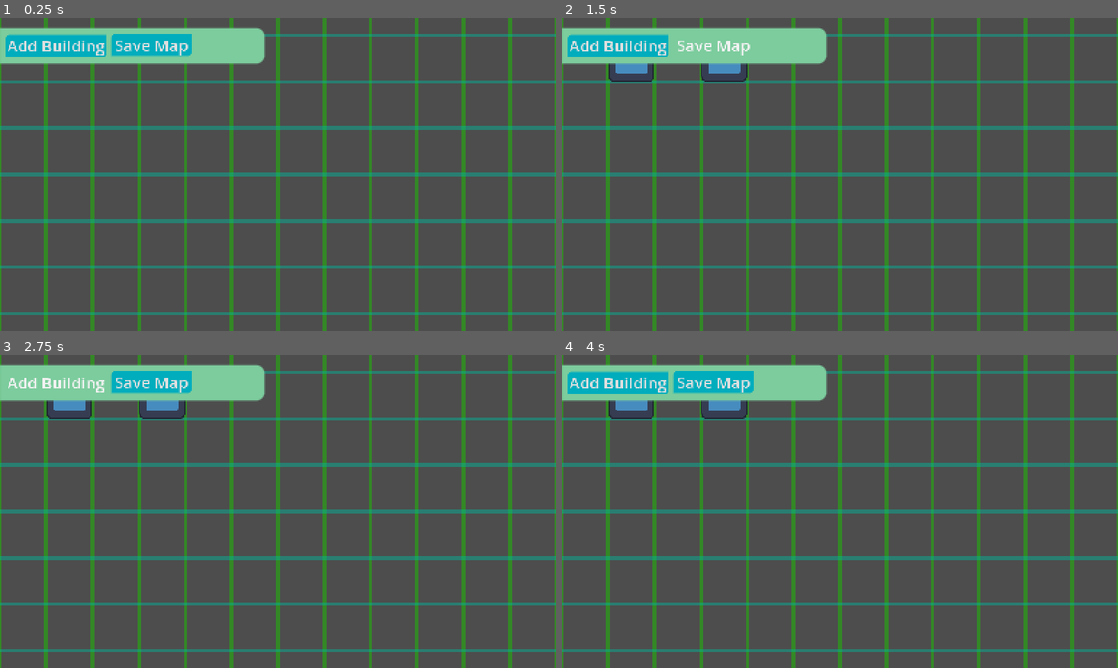
Above: before the commit, frames 1-4 (two rows, left to right).
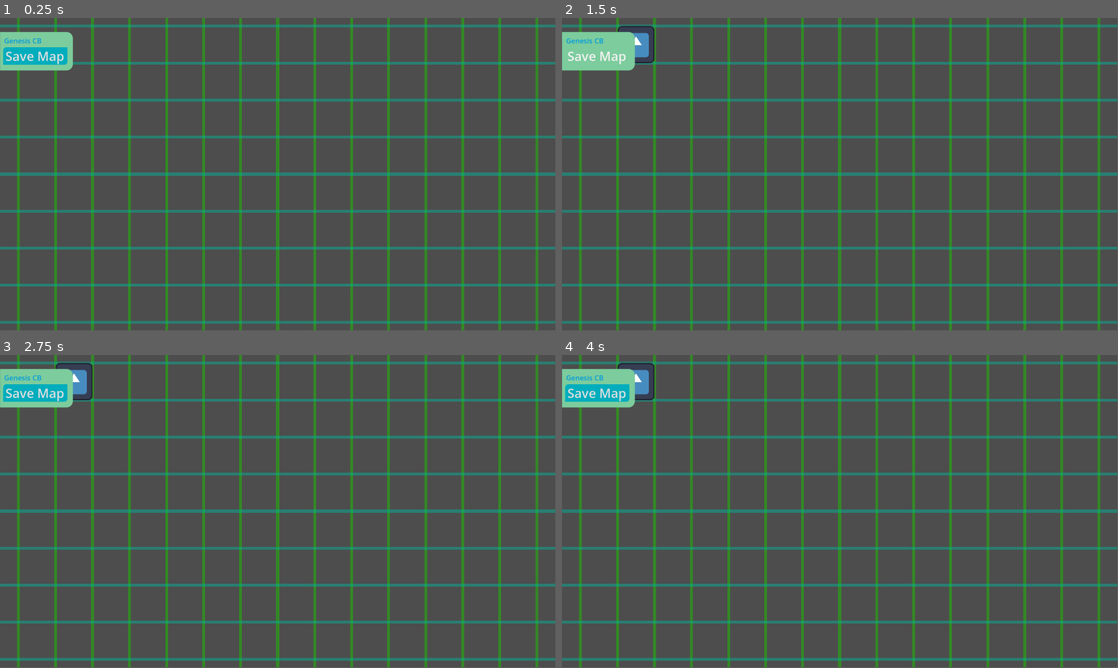
Above: after the commit, the same moments.

Repository: icebear-mc/Genesis
Game: Godot game, scene res://scenes/world.tscn
Two runs of this game, one before a commit and one after it. Both use one fixed random seed, a clock stepped at 60 frames per second and the inputs below. The engine's default icon, where the game draws it, is replaced by a stand-in: a white triangle on a blue panel in a dark square.
Inputs (mouse positions are in pixels of both pictures, inside the frame that each line leads up to):
- Up to frame 1 (0.25 s): no input
- Up to frame 2 (1.5 s): click (617, 46) at 0.5 s, where only the run before the commit has a clickable "Add Building"; click "Save Map" at 1.25 s
- Up to frame 3 (2.75 s): click (55, 383) at 2 s, where only the run before the commit has a clickable "Add Building"
- Up to frame 4 (4 s): click (617, 383) at 2.75 s, where only the run before the commit has a clickable "Add Building"; drag from (628, 395) to (895, 442) at 3.52 s
In our replay, the window is 800x450 before the commit and 799x449 after it. These sizes can differ from the game's own. Grey fills any space a smaller window leaves; there, only what the larger window draws over its background counts as a difference.

The runs differ from the first frame. In frame 1, 29% of the frame differs, in the area x 0-100%, y 0-100%; in frame 2, 29%; in frame 3, 29%; in frame 4, 29%.

Commit message:
bugfix index 0.2.2a
bugfixes 0.2.2a

Diff:
--- a/project.godot
+++ b/project.godot
@@ -11,7 +11,7 @@
 [application]
 
 config/name="Genesis"
-config/version="0.2.2"
+config/version="0.2.2a"
 run/main_scene="uid://cxwoig5vohwof"
 config/features=PackedStringArray("4.6", "GL Compatibility")
 config/icon="res://assets/icons/icon.svg"
@@ -25,8 +25,6 @@
 window/size/viewport_width=1920
 window/size/viewport_height=1080
 window/size/mode=2
-window/stretch/mode="canvas_items"
-window/stretch/scale=1.25
 
 [editor_plugins]
 
@@ -57,7 +55,6 @@
 
 [rendering]
 
-textures/canvas_textures/default_texture_filter=0
 rendering_device/driver.windows="d3d12"
 renderer/rendering_method="gl_compatibility"
 renderer/rendering_method.mobile="gl_compatibility"
--- /dev/null
+++ b/scenes/button.gd
@@ -0,0 +1,12 @@
+extends Button
+
+
+
+func _on_mouse_entered() -> void:
+	Vars.can_place_buildings = false
+
+
+
+
+func _on_mouse_exited() -> void:
+	Vars.can_place_buildings = true
--- a/scenes/top_menu.tscn
+++ b/scenes/top_menu.tscn
@@ -1,4 +1,6 @@
 [gd_scene format=3 uid="uid://b68kwpurh6i5k"]
+
+[ext_resource type="Script" uid="uid://uqbdxob58yky" path="res://scenes/button.gd" id="1_uxvdx"]
 
 [sub_resource type="StyleBoxFlat" id="StyleBoxFlat_327hm"]
 bg_color = Color(0.4862745, 0.8, 0.6156863, 1)
@@ -12,14 +14,19 @@
 corner_radius_top_left = 10
 corner_radius_bottom_right = 10
 
+[sub_resource type="ShaderMaterial" id="ShaderMaterial_327hm"]
+
+[sub_resource type="SystemFont" id="SystemFont_327hm"]
+font_names = PackedStringArray("Consolas")
+
 [node name="TopMenu" type="CanvasLayer" unique_id=1907492476]
 scale = Vector2(1.1, 1.1)
 transform = Transform2D(1.1, 0, 0, 1.1, 0, 0)
 
 [node name="Panel" type="Panel" parent="." unique_id=765298844]
-offset_top = 26.0
-offset_right = 332.0
-offset_bottom = 70.27272
+offset_top = 43.63636
+offset_right = 114.54545
+offset_bottom = 104.09091
 scale = Vector2(2, 2)
 size_flags_horizontal = 4
 theme_override_styles/panel = SubResource("StyleBoxFlat_327hm")
@@ -31,26 +38,29 @@
 offset_bottom = 71.0
 scale = Vector2(2, 2)
 
-[node name="Button" type="Button" parent="." unique_id=342166308]
-offset_left = 13.636363
-offset_top = 41.81818
-offset_right = 268.1818
-offset_bottom = 96.818184
-theme = SubResource("Theme_327hm")
-theme_type_variation = &"FlatButton"
-theme_override_font_sizes/font_size = 40
-theme_override_styles/normal = SubResource("StyleBoxFlat_uxvdx")
-text = "Add Building"
-clip_text = true
-
 [node name="Button2" type="Button" parent="." unique_id=382322479]
-offset_left = 280.0
-offset_top = 40.0
-offset_right = 481.81815
-offset_bottom = 95.0
+offset_left = 10.0
+offset_top = 91.81818
+offset_right = 211.81815
+offset_bottom = 146.81818
 theme = SubResource("Theme_327hm")
 theme_type_variation = &"FlatButton"
 theme_override_font_sizes/font_size = 40
 theme_override_styles/normal = SubResource("StyleBoxFlat_uxvdx")
 text = "Save Map"
 clip_text = true
+script = ExtResource("1_uxvdx")
+
+[node name="Label" type="Label" parent="." unique_id=2013469472]
+material = SubResource("ShaderMaterial_327hm")
+offset_left = 12.727273
+offset_top = 56.363636
+offset_right = 136.36363
+offset_bottom = 79.36363
+theme_override_colors/font_color = Color(0, 0.60784316, 0.8666667, 1)
+theme_override_fonts/font = SubResource("SystemFont_327hm")
+theme_override_font_sizes/font_size = 22
+text = "Genesis CB"
+
+[connection signal="mouse_entered" from="Button2" to="Button2" method="_on_mouse_entered"]
+[connection signal="mouse_exited" from="Button2" to="Button2" method="_on_mouse_exited"]
--- a/scripts/factory.gd
+++ b/scripts/factory.gd
@@ -3,7 +3,7 @@
 var hovered = false
 
 func _process(delta: float) -> void:
-	if Input.is_action_just_pressed("del_node") and hovered:
+	if Input.is_action_just_pressed("del_node") and hovered and Vars.can_place_buildings:
 		queue_free()
 
 func _ready() -> void:
--- a/scripts/globals/global_var.gd
+++ b/scripts/globals/global_var.gd
@@ -4,3 +4,5 @@
 var grid_offset: Vector2 = Vector2(64, 64)
 var grid_color := Color(1, 1, 1, 0.3)
 var grid_width := 1.0
+
+var can_place_buildings = true
--- a/scripts/world.gd
+++ b/scripts/world.gd
@@ -14,5 +14,5 @@
 	add_child(factory_instance)
 
 func _process(delta: float) -> void:
-	if Input.is_action_just_pressed("summon_node"):
+	if Input.is_action_just_pressed("summon_node") and Vars.can_place_buildings:
 		spawn_factory(snap_to_grid(get_global_mouse_position()))
Not shown, added: scenes/button.gd.uid
